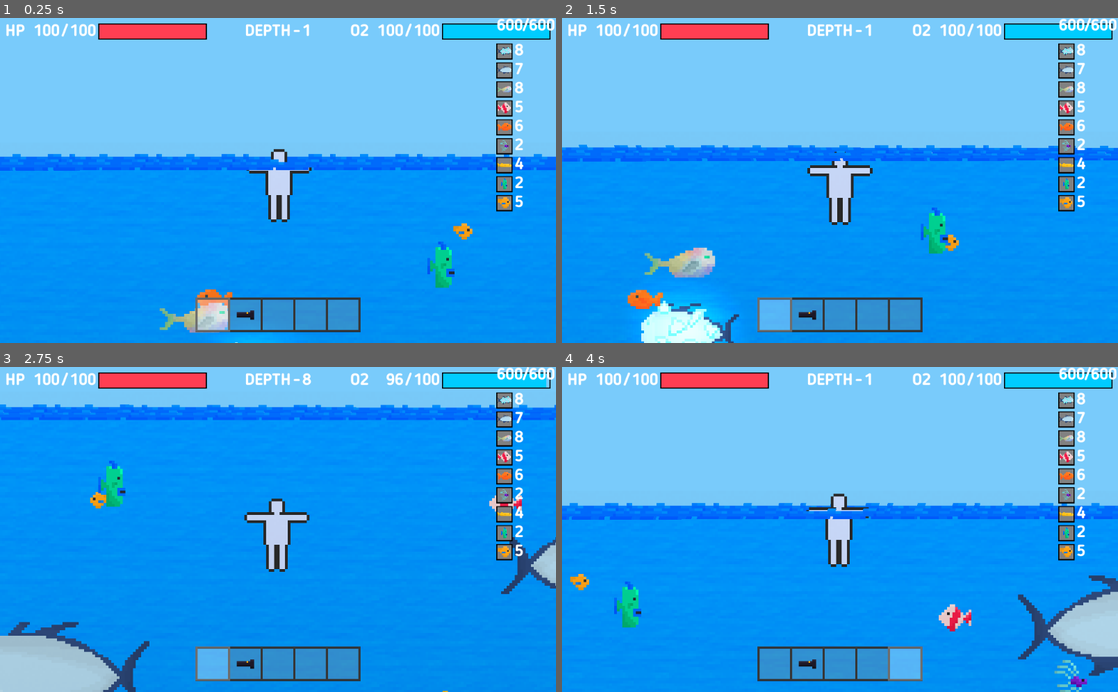
Above: before the commit, frames 1-4 (two rows, left to right).
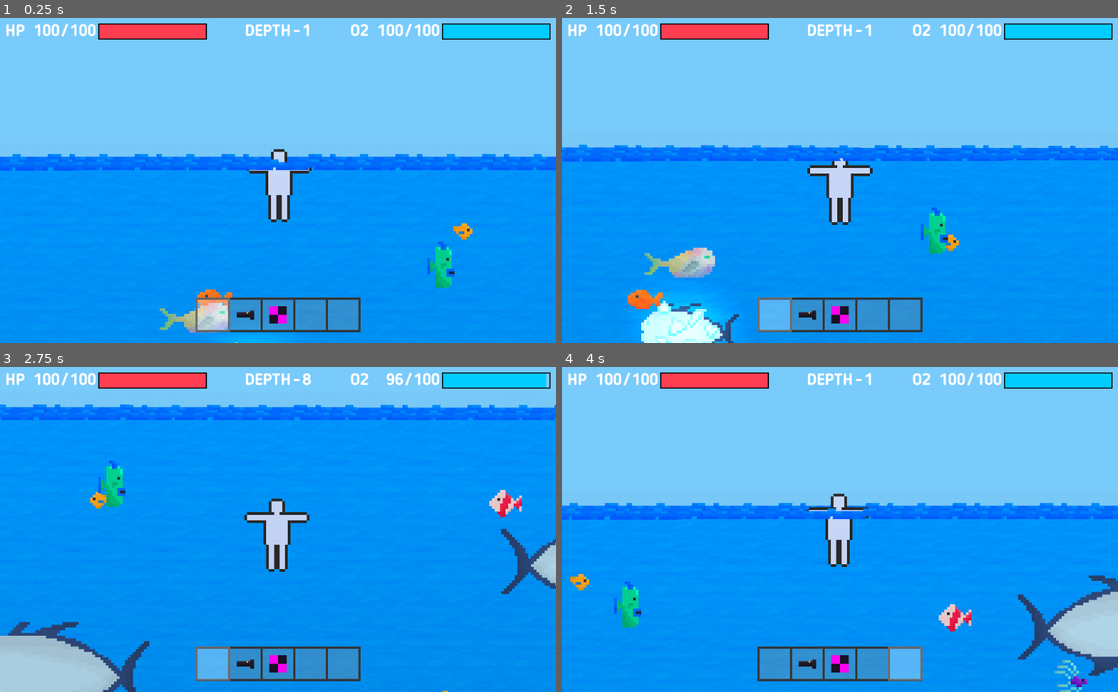
Above: after the commit, the same moments.

Repository: eliaperantoni/fisherman
Game: Godot game, scene res://scenes/main/Main.tscn
Same seed, same stepped clock (60 frames per second), same inputs: the game is played once before the commit and once after it.
Inputs (mouse positions are in pixels of both pictures, inside the frame that each line leads up to):
- Up to frame 1 (0.25 s): no input
- Up to frame 2 (1.5 s): tap Enter at 0.5 s; move the mouse to (962, 164) at 0.52 s; hold Right (ui_right) 0.53-1.28 s; click (962, 164) at 0.6 s; move the mouse to (728, 196) at 1.27 s; hold Down (ui_down) from 1.28 s (still down); click (728, 196) at 1.35 s
- Up to frame 3 (2.75 s): move the mouse to (333, 458) at 2.02 s; release Down (ui_down) at 2.03 s; hold Right (ui_right) from 2.03 s (still down); hold Shift from 2.03 s (still down); click (333, 458) at 2.3 s
- Up to frame 4 (4 s): move the mouse to (812, 594) at 2.77 s; release Right (ui_right) at 2.78 s; release Shift at 2.78 s; hold Up (ui_up) 2.78-3.53 s; tap 1 at 2.85 s; click (812, 594) at 3.05 s; move the mouse to (1006, 578) at 3.52 s; hold Left (ui_left) from 3.53 s (still down); tap 5 at 3.6 s; click (1006, 578) at 3.8 s

The runs differ from the first frame. In frame 1, 2.1% of the frame differs, in the area x 48-100%, y 0-95%; in frame 2, 2.1%; in frame 3, 2.1%; in frame 4, 2.1%.

Commit message:
Net + backpack

Diff:
--- a/project.godot
+++ b/project.godot
@@ -9,6 +9,11 @@
 config_version=4
 
 _global_script_classes=[ {
+"base": "Node2D",
+"class": "Backpack",
+"language": "GDScript",
+"path": "res://scenes/player/backpack.gd"
+}, {
 "base": "HBoxContainer",
 "class": "Bar",
 "language": "GDScript",
@@ -35,6 +40,7 @@
 "path": "res://scenes/tools/toolbelt.gd"
 } ]
 _global_script_class_icons={
+"Backpack": "",
 "Bar": "",
 "HandTool": "",
 "HandToolCursor": "",
--- a/scenes/interface/fish_bar/FishBar.tscn
+++ b/scenes/interface/fish_bar/FishBar.tscn
@@ -3,7 +3,6 @@
 [ext_resource path="res://assets/themes/theme.tres" type="Theme" id=1]
 [ext_resource path="res://scenes/interface/fish_bar/fish_bar.gd" type="Script" id=2]
 [ext_resource path="res://scenes/interface/assets/fish_bar_border.png" type="Texture" id=3]
-
 
 [sub_resource type="StyleBoxTexture" id=1]
 texture = ExtResource( 3 )
--- a/scenes/interface/fish_bar/fish_bar.gd
+++ b/scenes/interface/fish_bar/fish_bar.gd
@@ -1,35 +1,24 @@
 extends Panel
 
-export var max_value=600;
-export var fill = 0; #Indentifica quanto l'inventario è pieno
 var container_fish = preload("res://scenes/interface/fish_bar/ContainerFish.tscn")
-var dict_counter ={};	#CONTATORE DI SPECIE CATTURATE
-var dict_child = {};	#REFERENZA OGGETTO CONTAINER PER OGNI SPECIE
-signal container_full;
+# CONTATORE DI SPECIE CATTURATE
+var dict_counter ={}
+# REFERENZA OGGETTO CONTAINER PER OGNI SPECIE
+var dict_child = {}
 
-func addFish(fish):
-	if(fill+fish.size>max_value):
-		#INVENTARIO PIENO
-		emit_signal("container_full")
-		return false;
-	#INVENTARIO NON PIENO
-	fill+=fish.size
+var max_value
+
+func on_fish_added(fish, fill):
 	if(dict_counter.has(fish.get_texture())):
-		#CONTROLLO SE E' GIA' PRESENTE E IN CASO AGGIORNO LA TEXTURE E IL CONTATORE
+		# CONTROLLO SE E' GIA' PRESENTE E IN CASO AGGIORNO LA TEXTURE E IL CONTATORE
 		dict_counter[fish.get_texture()] += 1
 		dict_child[fish.get_texture()].get_node("Label").text = "%s" % dict_counter[fish.get_texture()]
 	else:
-		#CREO L'OGGETTO CONTAINER SE NON E' PRESENTE
+		# CREO L'OGGETTO CONTAINER SE NON E' PRESENTE
 		var rect = container_fish.instance()
+		rect.get_node("Label").text = "1"
 		rect.get_node("Border/Fish").texture = fish.get_texture()
 		dict_counter[fish.get_texture()] = 1
 		dict_child[fish.get_texture()] = rect
 		$VScrollBar/VBoxContainer.add_child(rect)
-	$Label.text =  "%s/%s" % [fill,self.max_value]
-	return true;
-
-func addFishes(fishes):
-	for fish in fishes:
-		if(not addFish(fish)):
-			return false
-	return true
+	$Label.text =  "%s/%s" % [fill, max_value]
--- a/scenes/interface/toolbelt_display.gd
+++ b/scenes/interface/toolbelt_display.gd
@@ -12,7 +12,7 @@
 
 	get_child(new_tool_i).show_behind_parent = false
 
-func on_toolset_changed(toolset):
+func set_toolset(toolset):
 	for i in 5:
 		var texture
 		if i in toolset:
--- a/scenes/main/main.gd
+++ b/scenes/main/main.gd
@@ -4,6 +4,8 @@
 onready var deep_counter = $CanvasLayer/Interface/DeepCounter
 onready var life_bar = $CanvasLayer/Interface/LifeBar
 onready var oxygen_bar =$CanvasLayer/Interface/OxygenBar
+onready var fish_bar =$CanvasLayer/Interface/FishBar
+onready var backpack = $Player/Backpack
 onready var toolbelt = $Player/Toolbelt
 onready var toolbelt_display = $CanvasLayer/Interface/Toolbelt
 
@@ -14,13 +16,19 @@
 	player.connect("life_modified", life_bar, "on_life_changed")
 	player.connect("oxygen_modified", oxygen_bar, "on_oxygen_changed")
 
-	toolbelt.connect("toolset_changed", toolbelt_display, "on_toolset_changed")
 	toolbelt.connect("tool_changed", toolbelt_display, "on_tool_changed")
+
+	backpack.connect("fish_added", fish_bar, "on_fish_added")
+
+	fish_bar.max_value = backpack.max_value
 
 	life_bar.on_life_changed(100)
 	oxygen_bar.on_oxygen_changed(100)
 
-	toolbelt_display.on_toolset_changed(toolbelt.tools)
+	toolbelt_display.set_toolset(toolbelt.tools)
 	toolbelt_display.on_tool_changed(0, toolbelt.current_tool_i)
 
 	deep_counter.get_y_fn = funcref(player, "get_y")
+
+	toolbelt.player = player
+	toolbelt.backpack = backpack
--- a/scenes/main/spawner.gd
+++ b/scenes/main/spawner.gd
@@ -12,10 +12,9 @@
 
 func _spawn_random_fish(at: Vector2):
 	var scene = scenes[randi() % scenes.size()]
-	var instance = scene.instance()
+	var instance: Node2D = scene.instance()
 	instance.position = at
-
-	self.get_parent().get_node("CanvasLayer/Interface/FishBar").addFish(instance)
+	instance.add_to_group("fish")
 	add_child(instance)
 
 func _generate_random_coords() -> Vector2:
--- /dev/null
+++ b/scenes/player/Backpack.tscn
@@ -0,0 +1,3 @@
+[gd_scene format=2]
+
+[node name="Backpack" type="Node2D"]
--- a/scenes/player/Player.tscn
+++ b/scenes/player/Player.tscn
@@ -1,8 +1,10 @@
-[gd_scene load_steps=6 format=2]
+[gd_scene load_steps=9 format=2]
 
 [ext_resource path="res://scenes/player/player.png" type="Texture" id=1]
 [ext_resource path="res://scenes/player/player_controller.gd" type="Script" id=2]
 [ext_resource path="res://scenes/tools/Toolbelt.tscn" type="PackedScene" id=3]
+[ext_resource path="res://scenes/player/Backpack.tscn" type="PackedScene" id=4]
+[ext_resource path="res://scenes/player/backpack.gd" type="Script" id=5]
 
 [sub_resource type="CapsuleShape2D" id=1]
 radius = 11.297
@@ -36,3 +38,6 @@
 position = Vector2( 9.89602, -4.97201 )
 
 [node name="Toolbelt" parent="." instance=ExtResource( 3 )]
+
+[node name="Backpack" parent="." instance=ExtResource( 4 )]
+script = ExtResource( 5 )
--- /dev/null
+++ b/scenes/player/backpack.gd
@@ -0,0 +1,26 @@
+extends Node2D
+
+class_name Backpack
+
+export var max_value=600
+var fill = 0 # Indentifica quanto l'inventario è pieno
+
+var content = []
+
+signal fish_added(fish, fill)
+
+func add_fish(fish):
+	if(fill+fish.size>max_value):
+		# Inventario pieno
+		return false
+	# Inventario non pieno
+	fill+=fish.size
+	content.append(fish)
+	emit_signal("fish_added", fish, fill)
+	return true
+
+func add_fishes(fishes):
+	for fish in fishes:
+		if(not add_fish(fish)):
+			return false
+	return true
--- /dev/null
+++ b/scenes/tools/hand_tools/Net.tscn
@@ -0,0 +1,20 @@
+[gd_scene load_steps=4 format=2]
+
+[ext_resource path="res://assets/placeholder.png" type="Texture" id=1]
+[ext_resource path="res://scenes/tools/hand_tools/net.gd" type="Script" id=2]
+
+[sub_resource type="CapsuleShape2D" id=1]
+radius = 17.4061
+height = 24.7262
+
+[node name="Sprite" type="Sprite"]
+texture = ExtResource( 1 )
+script = ExtResource( 2 )
+
+[node name="Area2D" type="Area2D" parent="."]
+collision_layer = 0
+collision_mask = 2
+
+[node name="CollisionShape2D" type="CollisionShape2D" parent="Area2D"]
+position = Vector2( 14.5394, 0 )
+shape = SubResource( 1 )
--- a/scenes/tools/hand_tools/hand_tool.gd
+++ b/scenes/tools/hand_tools/hand_tool.gd
@@ -2,10 +2,10 @@
 
 class_name HandTool
 
-var player
+var toolbelt
 
 func get_hand():
-	return player.get_node("Hand")
+	return toolbelt.player.get_node("Hand")
 
 func activate():
 	get_hand().add_child(self)
--- /dev/null
+++ b/scenes/tools/hand_tools/net.gd
@@ -0,0 +1,32 @@
+extends HandToolCursor
+
+onready var area = $Area2D
+
+var in_cooldown = false
+
+func _input(_event):
+	if Input.is_action_just_pressed("tool_action_a") and not in_cooldown:
+		var closest_fish = get_closest_fish()
+		# No fish
+		if not closest_fish:
+			return
+
+		if toolbelt.backpack.add_fish(closest_fish):
+			closest_fish.queue_free()
+
+			in_cooldown = true
+			yield(get_tree().create_timer(1), "timeout")
+			in_cooldown = false
+
+# Restituisce il rigid body più vicino al tool che faccia parte del gruppo
+# "fish" altrimenti null
+func get_closest_fish() -> RigidBody2D:
+	var closest
+	var dist = INF
+	for body in area.get_overlapping_bodies():
+		if not body.is_in_group("fish"):
+			continue
+		if (global_position - body.global_position).length() < dist:
+			closest = body
+
+	return closest
--- a/scenes/tools/toolbelt.gd
+++ b/scenes/tools/toolbelt.gd
@@ -2,9 +2,9 @@
 
 class_name ToolBelt
 
-onready var player = get_parent()
+var player
+var backpack
 
-signal toolset_changed(new_toolset)
 signal tool_changed(old_tool_i, new_tool_i)
 
 var current_tool_i setget set_current_tool_i
@@ -12,13 +12,16 @@
 	1: {
 		obj = preload("res://scenes/tools/hand_tools/Flashlight.tscn").instance(),
 		texture = preload("res://scenes/tools/hand_tools/assets/flashlight.png")
+	},
+	2: {
+		obj = preload("res://scenes/tools/hand_tools/Net.tscn").instance(),
+		texture = preload("res://assets/placeholder.png")
 	}
 }
 
 func _ready():
 	for key in tools:
-		tools[key].obj.player = player
-
+		tools[key].obj.toolbelt = self
 	self.current_tool_i = 0
 
 func set_current_tool_i(new_tool_i):
